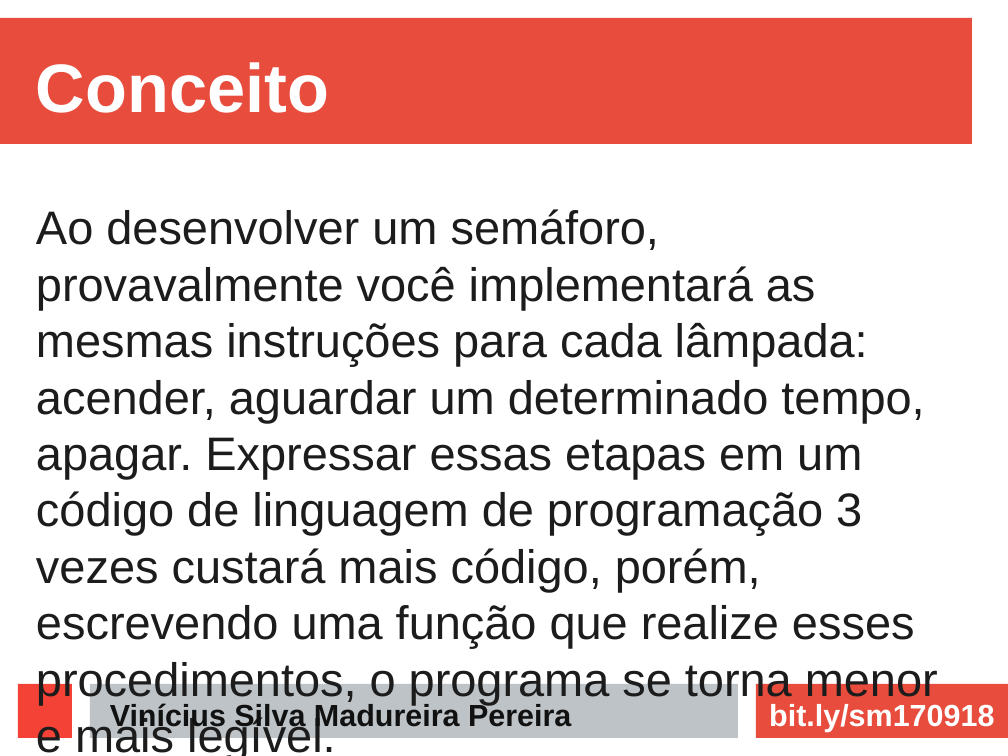
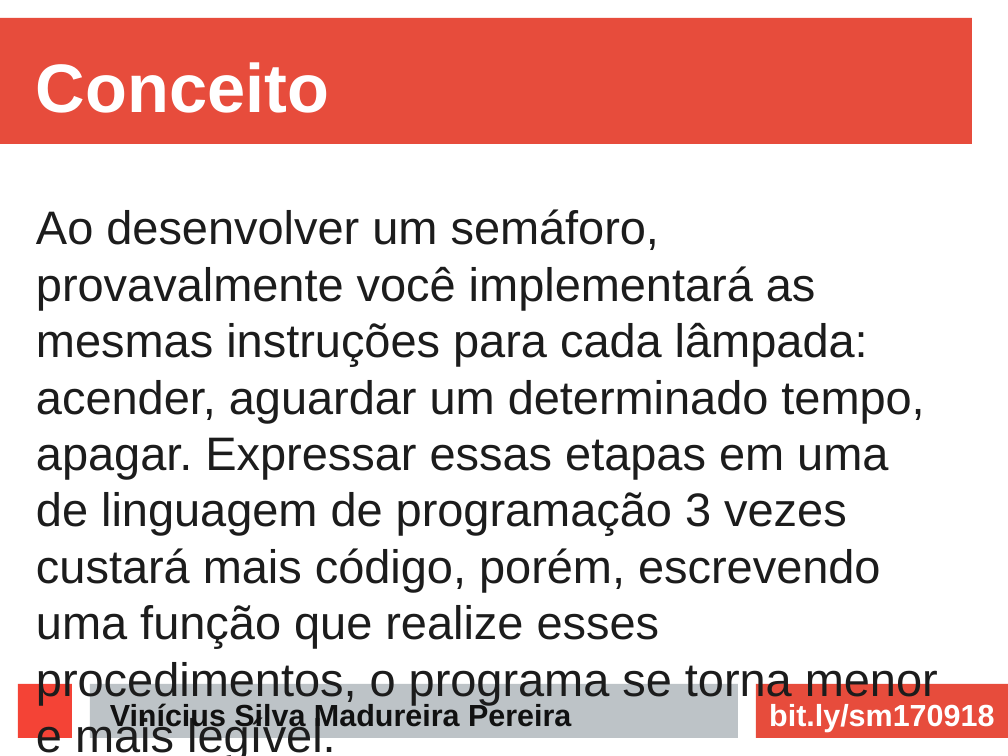
Before and after one commit to ViniciusMadureira/etec, a slide deck: slide 3 of sm/170918/apresentacao.odp. Drawn at 1008x756 pixels with LibreOffice and Linux fonts; fonts in the diff are those of the drawing. Boxes give left, top, right and bottom in pixels: in the first picture for what was removed or moved away, otherwise in the second. Text is boxed around its words. In the diff, an @@ line names an element or a change of style, - is before the commit and + after.

```diff
--- a/sm/170918/apresentacao.odp
+++ b/sm/170918/apresentacao.odp
@@ text at (36,209,938,756): text changed @@
-Ao desenvolver um semáforo, provavalmente você implementará as mesmas instruções para cada lâmpada: acender, aguardar um determinado tempo, apagar. Expressar essas etapas em um código de linguagem de programação 3 vezes custará mais código, porém, escrevendo uma função que realize esses procedimentos, o programa se torna menor e mais legível.
+Ao desenvolver um semáforo, provavalmente você implementará as mesmas instruções para cada lâmpada: acender, aguardar um determinado tempo, apagar. Expressar essas etapas em uma de linguagem de programação 3 vezes custará mais código, porém, escrevendo uma função que realize esses procedimentos, o programa se torna menor e mais legível.
```
Also in this commit, not shown: 1 other file.
